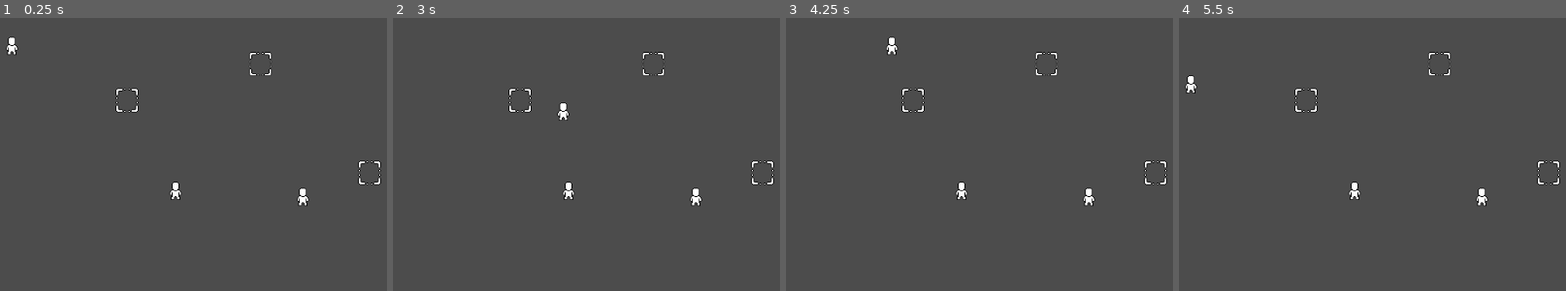
Above: before the commit, frames 1-4 (left to right).
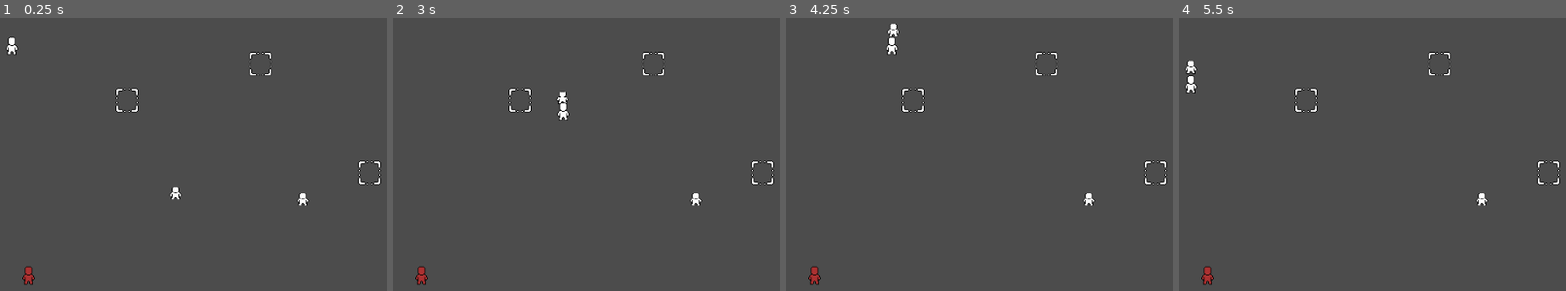
Above: after the commit, the same moments.

Repository: Geminimax/GamingJam2020
Game: Godot game, scene res://Test/CharacterTestScene.tscn
The game is run twice, just before and just after one commit, with the same random seed, the same clock (stepped at 60 frames per second) and the same inputs. Before the commit the project has no main scene; this scene is started directly in both runs. The engine's default icon, where the game draws it, is replaced by a stand-in: a white triangle on a blue panel in a dark square.
Inputs (mouse positions are in pixels of both pictures, inside the frame that each line leads up to):
- Up to frame 1 (0.25 s): no input
- Up to frame 2 (3 s): tap Enter at 0.5 s; move the mouse to (outside the picture) at 0.52 s; hold Right (move_right) 0.53-1.28 s; tap Z (drop_tower) every 0.75 s from 0.6 to 2.85 s; move the mouse to (582, 247) at 1.27 s; hold S (move_down) 1.28-2.03 s; tap Space at 2 s; move the mouse to (outside the picture) at 2.02 s; hold Right (move_right) 2.03-2.78 s; move the mouse to (outside the picture) at 2.77 s; hold Up (move_up) from 2.78 s (still down)
- Up to frame 3 (4.25 s): move the mouse to (outside the picture) at 3.52 s; release Up (move_up) at 3.53 s; hold A (move_left) from 3.53 s (still down); tap Z (drop_tower) at 3.6 s
- Up to frame 4 (5.5 s): tap Enter at 4.25 s; move the mouse to (1291, 157) at 4.27 s; tap Z (drop_tower) at 4.35, 5.1 s; move the mouse to (1562, 225) at 5.02 s; release A (move_left) at 5.03 s; hold S (move_down) from 5.03 s (still down)

The runs differ from the first frame. In frame 1, 0.3% of the frame differs, in the area x 5-80%, y 59-98%; in frame 2, 0.5%; in frame 3, 0.5%, in the area x 5-80%, y 2-98%; in frame 4, 0.5%.

Commit message:
pathfinder code half-done

Diff:
--- a/Nodes/Character/BaseCharacterNavigation.gd
+++ /dev/null
@@ -1,10 +0,0 @@
-extends Node
-
-var character: Sprite
-onready var nav2d: Navigation2D = $Navigation2D
-onready var line2d: Line2D = $Line2D
-
-func gen_path(objective: Vector2):
-    var new_path = nav2d.get_simple_path(character.global_position, objective)
-    line2d.points = new_path
-    character.path = new_path
--- a/Nodes/Character/BaseCharacterNavigation.tscn
+++ b/Nodes/Character/BaseCharacterNavigation.tscn
@@ -1,9 +1,20 @@
 [gd_scene load_steps=2 format=2]
 
-[ext_resource path="res://Nodes/Character/BaseCharacterNavigation.gd" type="Script" id=1]
+[sub_resource type="GDScript" id=1]
+script/source = "extends Node
+
+var character: Sprite
+onready var nav2d: Navigation2D = $Navigation2D
+onready var line2d: Line2D = $Line2D
+
+func gen_path(objective: Vector2):
+    var new_path = nav2d.get_simple_path(character.global_position, objective)
+    line2d.points = new_path
+    character.path = new_path
+"
 
 [node name="Node" type="Node"]
-script = ExtResource( 1 )
+script = SubResource( 1 )
 
 [node name="Navigation2D" type="Navigation2D" parent="."]
 
--- a/Nodes/Character/Enemy/GenericEnemy.gd
+++ b/Nodes/Character/Enemy/GenericEnemy.gd
@@ -1 +1,40 @@
-extends Sprite
+extends Node2D
+
+onready var nav_2d: Navigation2D = $Navigation2D
+onready var caminho: Line2D = $Caminho
+
+var speed = 50.0
+var path = PoolVector2Array() setget set_path
+
+func _ready():
+    set_process(false)
+    var objective = get_parent().get_node("EnemyObjective").global_position
+    var new_path = nav_2d.get_simple_path(global_position, objective)
+    print(new_path)
+    caminho.points = new_path
+    set_path(new_path)
+
+func _process(delta):
+    var move_dist = speed * delta
+    move_along_path(move_dist)
+
+func move_along_path(distance: float):
+    print("move_along_path")
+    var start_point = position
+    for i in range(path.size()):
+        var distance_to_next = start_point.distance_to(path[0])
+        if distance <= distance_to_next and distance >= 0.0:
+            position = start_point.linear_interpolate(path[0], distance / distance_to_next)
+            break
+        elif path.size() == 1 and distance > distance_to_next:
+            position = path[0]
+            set_process(false)
+        distance -= distance_to_next
+        start_point = path[0]
+        path.remove(0)
+
+func set_path(value: PoolVector2Array):
+    path = value
+    if value.size() == 0:
+        return
+    set_process(true)
--- a/Nodes/Character/Enemy/GenericEnemy.tscn
+++ b/Nodes/Character/Enemy/GenericEnemy.tscn
@@ -1,9 +1,43 @@
-[gd_scene load_steps=3 format=2]
+[gd_scene load_steps=6 format=2]
 
-[ext_resource path="res://icon.png" type="Texture" id=1]
+[ext_resource path="res://Assets/Sprites/EnemyPlaceholder.png" type="Texture" id=1]
 [ext_resource path="res://Nodes/Character/Enemy/GenericEnemy.gd" type="Script" id=2]
+[ext_resource path="res://icon.png" type="Texture" id=3]
 
-[node name="Sprite" type="Sprite"]
-modulate = Color( 0, 1, 0.156863, 1 )
+[sub_resource type="NavigationPolygon" id=1]
+vertices = PoolVector2Array( 0, 0, 64, 0, 64, 64, 0, 64 )
+polygons = [ PoolIntArray( 0, 1, 2, 3 ) ]
+
+[sub_resource type="TileSet" id=2]
+0/name = "icon.png 0"
+0/texture = ExtResource( 3 )
+0/tex_offset = Vector2( 0, 0 )
+0/modulate = Color( 1, 1, 1, 1 )
+0/region = Rect2( 0, 0, 64, 64 )
+0/tile_mode = 0
+0/occluder_offset = Vector2( 0, 0 )
+0/navigation_offset = Vector2( 0, 0 )
+0/navigation = SubResource( 1 )
+0/shape_offset = Vector2( 0, 0 )
+0/shape_transform = Transform2D( 1, 0, 0, 1, 0, 0 )
+0/shape_one_way = false
+0/shape_one_way_margin = 0.0
+0/shapes = [  ]
+0/z_index = 0
+
+[node name="GenericEnemy" type="Node2D"]
+script = ExtResource( 2 )
+
+[node name="Sprite" type="Sprite" parent="."]
 texture = ExtResource( 1 )
-script = ExtResource( 2 )
+
+[node name="Navigation2D" type="Navigation2D" parent="."]
+
+[node name="TileMap" type="TileMap" parent="Navigation2D"]
+tile_set = SubResource( 2 )
+format = 1
+tile_data = PoolIntArray( 327680, 0, 0, 327681, 0, 0, 327682, 0, 0, 327683, 0, 0, 327684, 0, 0, 327685, 0, 0, 327686, 0, 0, 327687, 0, 0, 327688, 0, 0, 327689, 0, 0, 327690, 0, 0, 327691, 0, 0, 327692, 0, 0, 327693, 0, 0, 327694, 0, 0, 327695, 0, 0, 393216, 0, 0, 393217, 0, 0, 393218, 0, 0, 393219, 0, 0, 393220, 0, 0, 393221, 0, 0, 393222, 0, 0, 393223, 0, 0, 393224, 0, 0, 393225, 0, 0, 393226, 0, 0, 393227, 0, 0, 393228, 0, 0, 393229, 0, 0, 393230, 0, 0, 393231, 0, 0, 458752, 0, 0, 458753, 0, 0, 458754, 0, 0, 458755, 0, 0, 458756, 0, 0, 458757, 0, 0, 458758, 0, 0, 458759, 0, 0, 458760, 0, 0, 458761, 0, 0, 458762, 0, 0, 458763, 0, 0, 458764, 0, 0, 458765, 0, 0, 458766, 0, 0, 458767, 0, 0 )
+
+[node name="Caminho" type="Line2D" parent="."]
+points = PoolVector2Array( -0.0303802, 0.282173 )
+default_color = Color( 1, 0.14902, 0.905882, 1 )
--- a/Nodes/Character/Enemy/GenericEnemyNavigation.gd
+++ /dev/null
@@ -1,14 +0,0 @@
-extends "res://Nodes/Character/BaseCharacterNavigation.gd"
-
-var speed = 400.0
-var path = PoolVector2Array() setget set_path
-
-func _ready():
-    character = $EnemySprite
-    gen_path($ExampleObjective.global_position)
-
-func _process(delta):
-    pass
-
-func set_path(val: PoolVector2Array):
-    pass
--- a/Nodes/Character/Enemy/GenericEnemyNavigation.tscn
+++ /dev/null
@@ -1,9 +0,0 @@
-[gd_scene load_steps=3 format=2]
-
-[ext_resource path="res://Nodes/Character/Enemy/GenericEnemyNavigation.gd" type="Script" id=1]
-[ext_resource path="res://Nodes/Character/Enemy/GenericEnemy.tscn" type="PackedScene" id=2]
-
-[node name="Node2D" type="Node2D"]
-script = ExtResource( 1 )
-
-[node name="EnemySprite" parent="." instance=ExtResource( 2 )]
--- a/Nodes/Character/Player/MainCharacterController.gd
+++ b/Nodes/Character/Player/MainCharacterController.gd
@@ -10,76 +10,76 @@
 
 
 func _process(delta):
-	if body:
-		var movement_direction = (get_horizontal_input() + get_vertical_input()).normalized()
-		body.velocity = lerp(body.velocity, movement_direction * move_speed, accel_lerp_weight * delta)
+    if body:
+        var movement_direction = (get_horizontal_input() + get_vertical_input()).normalized()
+        body.velocity = lerp(body.velocity, movement_direction * move_speed, accel_lerp_weight * delta)
 
-	if holded_character:
-		holded_character.global_position = hold_position.global_position
-		if Input.is_action_just_pressed("drop_tower"):
-			var drop_position = body.global_position + Vector2.RIGHT.rotated(get_mouse_angle()) * drop_distance
-			var collider = check_cast(drop_position,character_drop_layer)
-			if collider:
-				drop_character(collider)
-	else:
-		var cast_position = body.global_position + Vector2.RIGHT.rotated(get_mouse_angle()) * drop_distance
-		var collider = check_cast(cast_position,character_pickup_layer)
-		if collider:
-			var collect_area = collider
-			set_holdable_character_in_range(collect_area.controller)
-		else:
-			set_holdable_character_in_range(null)
+    if holded_character:
+        holded_character.global_position = hold_position.global_position
+        if Input.is_action_just_pressed("drop_tower"):
+            var drop_position = body.global_position + Vector2.RIGHT.rotated(get_mouse_angle()) * drop_distance
+            var collider = check_cast(drop_position,character_drop_layer)
+            if collider:
+                drop_character(collider)
+    else:
+        var cast_position = body.global_position + Vector2.RIGHT.rotated(get_mouse_angle()) * drop_distance
+        var collider = check_cast(cast_position,character_pickup_layer)
+        if collider:
+            var collect_area = collider
+            set_holdable_character_in_range(collect_area.controller)
+        else:
+            set_holdable_character_in_range(null)
 
-		if holdable_character_in_range:
-			if Input.is_action_just_pressed("pick_tower"):
-				pick_character()
+        if holdable_character_in_range:
+            if Input.is_action_just_pressed("pick_tower"):
+                pick_character()
 
 
 func check_cast(cast_position,layer):
-	var space_state = get_world_2d().direct_space_state
-	var result = space_state.intersect_point(cast_position,1,[],layer,true,true)
-	if(result):
-		return result[0].collider
+    var space_state = get_world_2d().direct_space_state
+    var result = space_state.intersect_point(cast_position,1,[],layer,true,true)
+    if(result):
+        return result[0].collider
 
 func set_holdable_character_in_range(new):
-	var previous = holdable_character_in_range
-	if(previous == new):
-		return
-	if(previous):
-		previous.pickup_range_exited()
+    var previous = holdable_character_in_range
+    if(previous == new):
+        return
+    if(previous):
+        previous.pickup_range_exited()
 
-	if(new):
-		new.pickup_range_entered()
-	holdable_character_in_range = new
+    if(new):
+        new.pickup_range_entered()
+    holdable_character_in_range = new
 
 func pick_character():
-	holded_character = holdable_character_in_range
-	holded_character.pickup()
-	set_holdable_character_in_range(null)
+    holded_character = holdable_character_in_range
+    holded_character.pickup()
+    set_holdable_character_in_range(null)
 
 func drop_character(drop_spot):
-	if(drop_spot.available):
-		holded_character.drop(drop_spot)
-		set_holdable_character_in_range(holded_character)
-		holded_character = null
+    if(drop_spot.available):
+        holded_character.drop(drop_spot)
+        set_holdable_character_in_range(holded_character)
+        holded_character = null
 
 
 func get_mouse_angle():
-	var mouse_position = get_global_mouse_position()
-	return body.global_position.direction_to(mouse_position).angle()
+    var mouse_position = get_global_mouse_position()
+    return body.global_position.direction_to(mouse_position).angle()
 
 func get_vertical_input():
-	var input = 0
-	if(Input.is_action_pressed("move_up")):
-		input = -1
-	elif(Input.is_action_pressed("move_down")):
-		input = 1
-	return Vector2(0,input)
+    var input = 0
+    if(Input.is_action_pressed("move_up")):
+        input = -1
+    elif(Input.is_action_pressed("move_down")):
+        input = 1
+    return Vector2(0,input)
 
 func get_horizontal_input():
-	var input = 0
-	if(Input.is_action_pressed("move_left")):
-		input = -1
-	elif(Input.is_action_pressed("move_right")):
-		input = 1
-	return Vector2(input,0)
+    var input = 0
+    if(Input.is_action_pressed("move_left")):
+        input = -1
+    elif(Input.is_action_pressed("move_right")):
+        input = 1
+    return Vector2(input,0)
--- a/Nodes/Character/Tower/TowerCharacterController.gd
+++ b/Nodes/Character/Tower/TowerCharacterController.gd
@@ -3,24 +3,24 @@
 var state = STATE.INACTIVE
 var positioned_spot = null
 func _ready():
-	$PhysicCharacterBody/CharacterCollectionArea.controller = self
+    $PhysicCharacterBody/CharacterCollectionArea.controller = self
 
 func pickup_range_entered():
-	$PhysicCharacterBody/Selector.visible = true
+    $PhysicCharacterBody/Selector.visible = true
 
 func pickup_range_exited():
-	$PhysicCharacterBody/Selector.visible = false
+    $PhysicCharacterBody/Selector.visible = false
 
 func pickup():
-	if(positioned_spot):
-		positioned_spot.empty_spot()
-		positioned_spot = null
-	state = STATE.PICKUP
-	$PhysicCharacterBody/PhysicBodyShape.set_deferred("disabled",true)
+    if(positioned_spot):
+        positioned_spot.empty_spot()
+        positioned_spot = null
+    state = STATE.PICKUP
+    $PhysicCharacterBody/PhysicBodyShape.set_deferred("disabled",true)
 
 func drop(spot):
-	$PhysicCharacterBody/AnimationPlayer.play("Squish")
-	global_position = spot.global_position
-	spot.occupy_spot()
-	positioned_spot = spot
-	state = STATE.DEFAULT
+    $PhysicCharacterBody/AnimationPlayer.play("Squish")
+    global_position = spot.global_position
+    spot.occupy_spot()
+    positioned_spot = spot
+    state = STATE.DEFAULT
--- a/Nodes/Character/Tower/TowerCharacterController.tscn
+++ b/Nodes/Character/Tower/TowerCharacterController.tscn
@@ -50,6 +50,8 @@
 script = ExtResource( 1 )
 
 [node name="AnimatedSprite" parent="PhysicCharacterBody" index="0"]
+position = Vector2( 0, 3 )
+scale = Vector2( 1, 0.7 )
 frames = SubResource( 1 )
 
 [node name="CharacterCollectionArea" parent="PhysicCharacterBody" index="1" instance=ExtResource( 3 )]
--- a/Nodes/DropSpot.gd
+++ b/Nodes/DropSpot.gd
@@ -2,14 +2,12 @@
 
 var available = true
 
-
-
 func occupy_spot():
-	available = false
-	visible = false
-	$CollisionShape2D.set_deferred("disabled",true)
+    available = false
+    visible = false
+    $CollisionShape2D.set_deferred("disabled",true)
 
 func empty_spot():
-	visible = true
-	available = true
-	$CollisionShape2D.set_deferred("disabled",false)
+    visible = true
+    available = true
+    $CollisionShape2D.set_deferred("disabled",false)
--- a/Test/CharacterTestScene.tscn
+++ b/Test/CharacterTestScene.tscn
@@ -1,8 +1,9 @@
-[gd_scene load_steps=4 format=2]
+[gd_scene load_steps=5 format=2]
 
 [ext_resource path="res://Nodes/Character/Player/MainCharacterController.tscn" type="PackedScene" id=1]
 [ext_resource path="res://Nodes/Character/Tower/TowerCharacterController.tscn" type="PackedScene" id=2]
 [ext_resource path="res://Nodes/DropSpot.tscn" type="PackedScene" id=3]
+[ext_resource path="res://Nodes/Character/Enemy/GenericEnemy.tscn" type="PackedScene" id=4]
 
 [node name="CharacterTestScene" type="Node2D"]
 
@@ -25,3 +26,9 @@
 
 [node name="DropSpot3" parent="." instance=ExtResource( 3 )]
 position = Vector2( 544, 232 )
+
+[node name="GenericEnemy" parent="." instance=ExtResource( 4 )]
+position = Vector2( 93.5991, 368.246 )
+
+[node name="EnemyObjective" type="Position2D" parent="."]
+position = Vector2( 723.177, 448.055 )
--- a/project.godot
+++ b/project.godot
@@ -21,6 +21,7 @@
 [application]
 
 config/name="Gaming Jam 2020"
+run/main_scene="res://Test/CharacterTestScene.tscn"
 config/icon="res://icon.png"
 
 [input]
@@ -55,6 +56,12 @@
 , Object(InputEventMouseButton,"resource_local_to_scene":false,"resource_name":"","device":0,"alt":false,"shift":false, …(202 unchanged characters)…
  ]
 }
+pick_tower={
+"deadzone": 0.5,
+"events": [ Object(InputEventKey,"resource_local_to_scene":false,"resource_name":"","device":0,"alt":false,"shift":false,"control":false,"meta":false,"command":false,"pressed":false,"scancode":90,"unicode":0,"echo":false,"script":null)
+, Object(InputEventMouseButton,"resource_local_to_scene":false,"resource_name":"","device":0,"alt":false,"shift":false,"control":false,"meta":false,"command":false,"button_mask":0,"position":Vector2( 0, 0 ),"global_position":Vector2( 0, 0 ),"factor":1.0,"button_index":1,"pressed":false,"doubleclick":false,"script":null)
+ ]
+}
 
 [layer_names]
 
